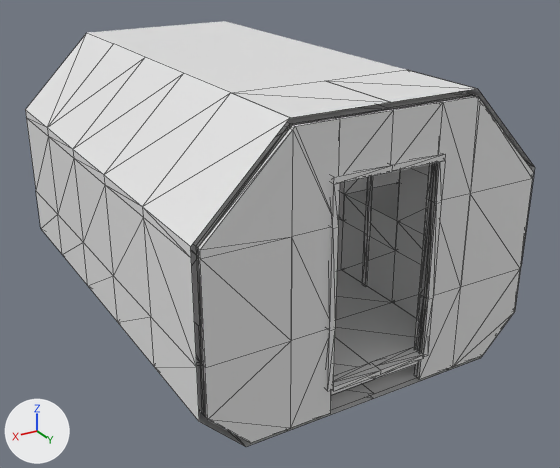
A saved change to the glTF model space/src/main/resources/assets/jsspace/jsmodels/ship/small_bay.gltf.
Both versions are drawn from a camera (50 mm lens) standing at (4.14, 5.08, 4.57) and looking at (-0.16, -2.09, 0.98). Lighting does not change. The marker at lower left points along +X, +Y and +Z. The first picture is the older version. Mesh edges are drawn as thin lines on the coarser meshes. Where no turn or scale is listed for an object, it has been applied to the vertices.

Names of what the first picture shows: 'c_-1_0_0', 'c_-1_2_0', 'c_-2_0_0', 'c_-2_1_0', 'c_0_0_0', 'c_0_1_0', 'c_0_2_0', 'c_1_0_0', 'c_1_1_0', 'c_1_2_0', 'c_1_2_1', 'c_1_2_2' and 25 more.
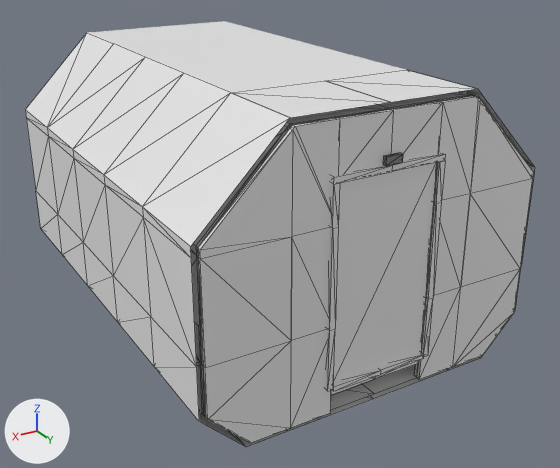
Patch to the scene script:
```diff
--- a/space/src/main/resources/assets/jsspace/jsmodels/ship/small_bay.gltf.py
+++ b/space/src/main/resources/assets/jsspace/jsmodels/ship/small_bay.gltf.py
@@ me_door_lamp_open @@
+me_door_lamp_open.from_pydata(...)  # a box spanning x -0.09..0.09, y 0.06..0.1, z -0.04..0.04; a box spanning x -0.09..0.09, y -0.1..-0.06, z -0.04..0.04
@@ me_door_leaf @@
+me_door_leaf.from_pydata(...)  # a box spanning x -0.55..0.55, y -0.04..0.04, z -1.02..1.02
@@ ob_door_lamp_open @@
+ob_door_lamp_open = bpy.data.objects.new('door_lamp_open', me_door_lamp_open)
+ob_door_lamp_open.location = (0.0, 0.0, 2.52)
@@ ob_door_leaf @@
+ob_door_leaf = bpy.data.objects.new('door_leaf', me_door_leaf)
+ob_door_leaf.location = (0.0, 0.0, 1.38)
```

Where the change shows, as pixel boxes [x1, y1, x2, y2] in the pictures (560 x 468 px):
'door_leaf', added: after [333, 163, 437, 384]
'door_lamp_open', added: after [383, 152, 403, 166]
'c_-2_1_1', unchanged, covered by the edit: before [343, 176, 400, 250]
'c_-2_0_1', unchanged, covered by the edit: before [341, 221, 395, 302]
'c_-1_0_1', unchanged, covered by the edit: before [336, 235, 392, 320]
